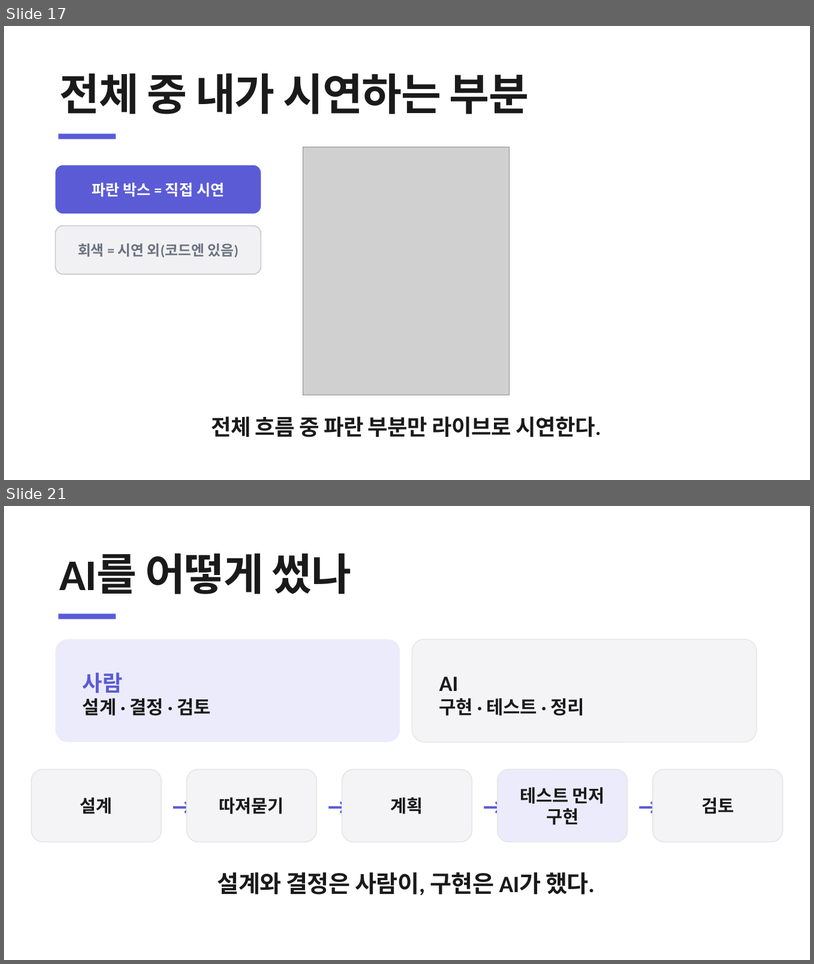
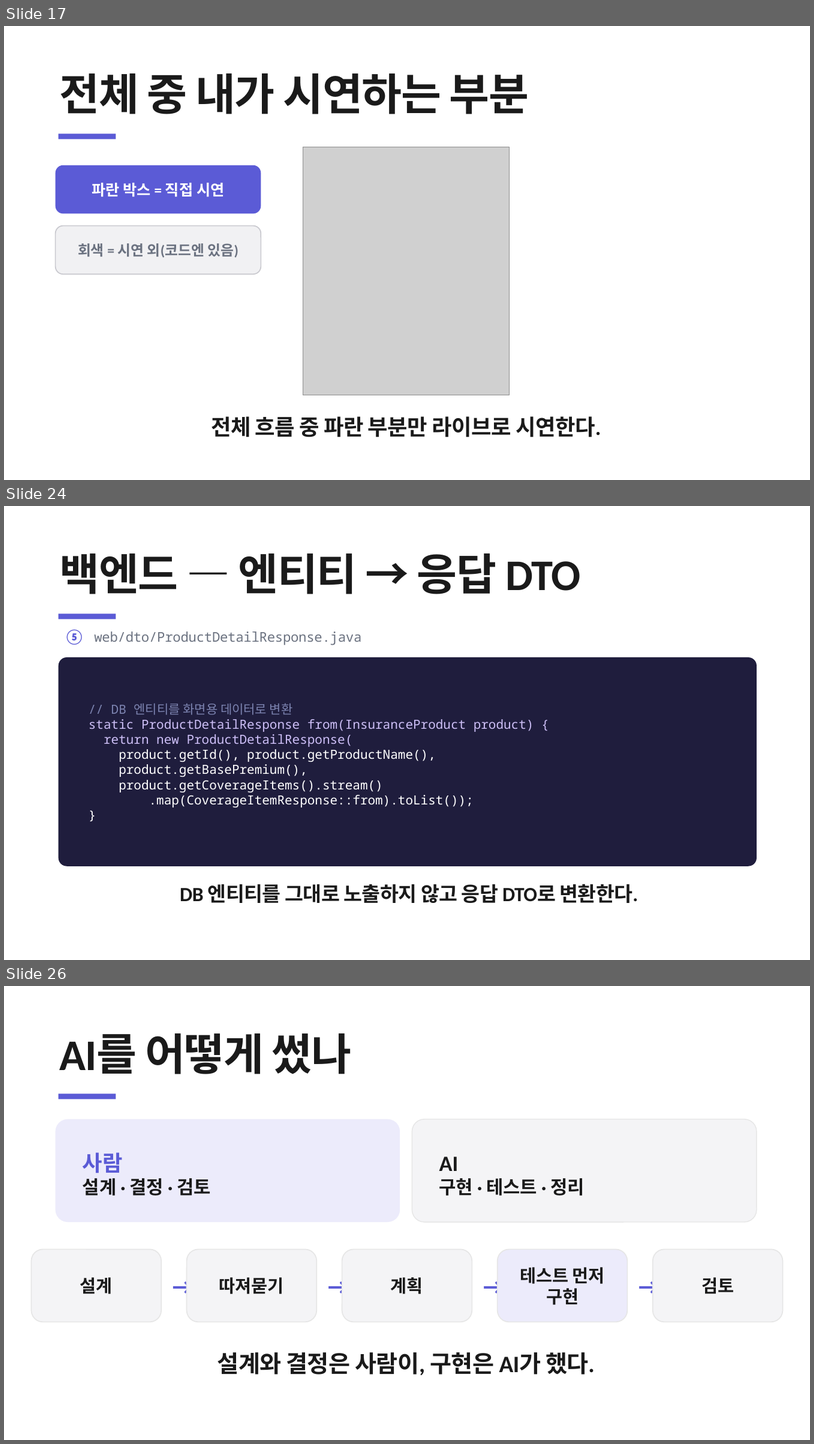
Before and after one commit to heyoonyoon/distributed-programming, a slide deck: docs/presentation/보험발표-figma.pptx. Shown one above the other, each under a label of ours: slides 17 and 21 before the commit, slides 17, 24 and 26 after it; the slides between them are not shown. The pictures are 814x964 and 814x1444 pixels, drawn with LibreOffice and Linux fonts; fonts in the diff are those of the drawing; grey boxes stand for pictures. Boxes give left, top, right and bottom in pixels: in the first picture for what was removed or moved away, otherwise in the second. Text is boxed around its words. In the diff, an @@ line names an element or a change of style, - is before the commit and + after.

```diff
--- a/docs/presentation/보험발표-figma.pptx
+++ b/docs/presentation/보험발표-figma.pptx
@@ slide 24 added at (4, 506, 810, 960), background #FFFFFF @@
@@ text added at (60, 553, 581, 594), 52 pt, text #1A1A1A, bold @@
+백엔드 — 엔티티 → 응답 DTO
@@ rectangle added at (59, 613, 116, 619), fill #5B5BD6 @@
@@ text added at (65, 630, 362, 645), 16 pt, text #6B7280 @@
+⑤ web/dto/ProductDetailResponse.java
@@ rounded rectangle added at (59, 657, 757, 866), fill #1F1D3D @@
@@ text added at (89, 703, 534, 807), 15 pt, text #FFFFFF @@
+// DB 엔티티를 화면용 데이터로 변환
+static ProductDetailResponse from(InsuranceProduct product) {
+return new ProductDetailResponse(
+product.getId(), product.getProductName(),
+product.getBasePremium(),
+product.getCoverageItems().stream()
+.map(CoverageItemResponse::from).toList());
+}
@@ text added at (180, 883, 638, 903), 24 pt, text #1A1A1A, bold @@
+DB 엔티티를 그대로 노출하지 않고 응답 DTO로 변환한다.
@@ what was slide 21 is now slide 26 @@
```
Also in this commit, not shown: 1 slide changed, 6 other slides added, 2 slides removed, 3 other files.
